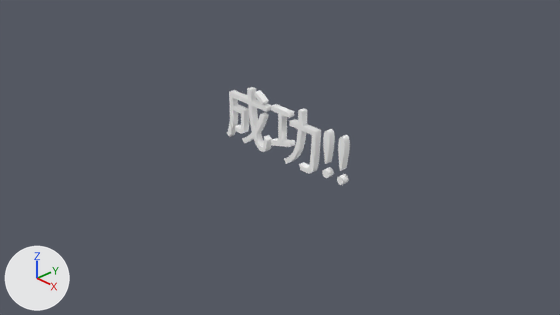
Two versions of the Blender file Resources/LevelData/ResultStage/Title/Title.blend, one commit apart.
Before and after are seen from the file's camera 'Camera'. Every picture has the same lights, and +X, +Y and +Z are marked at lower left. The picture after the commit comes second.

In view in the first picture: 'テキスト'.
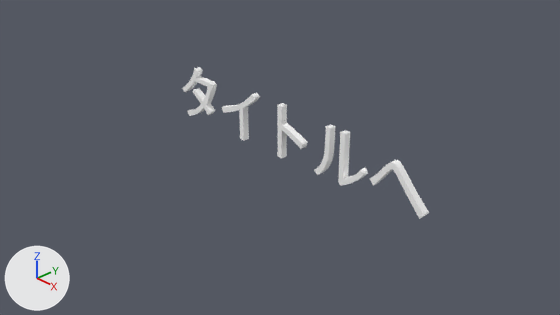
Scene script edits in JSON lines:
```json
{"op": "set", "path": "txt_テキスト.body", "old": "'成功!!'", "new": "'タイトルへ'"}
{"op": "set", "path": "ob_テキスト.location", "old": "(-1.17, 0.0, 0.0)", "new": "(-2.324, 0.0, 0.0)"}
```

What differs and where, as boxes [x1, y1, x2, y2] in the pictures (560 x 315 px):
```json
{"object": "テキスト", "change": "text changed, moved", "before": [227, 87, 350, 185], "after": [182, 67, 429, 218]}
```
